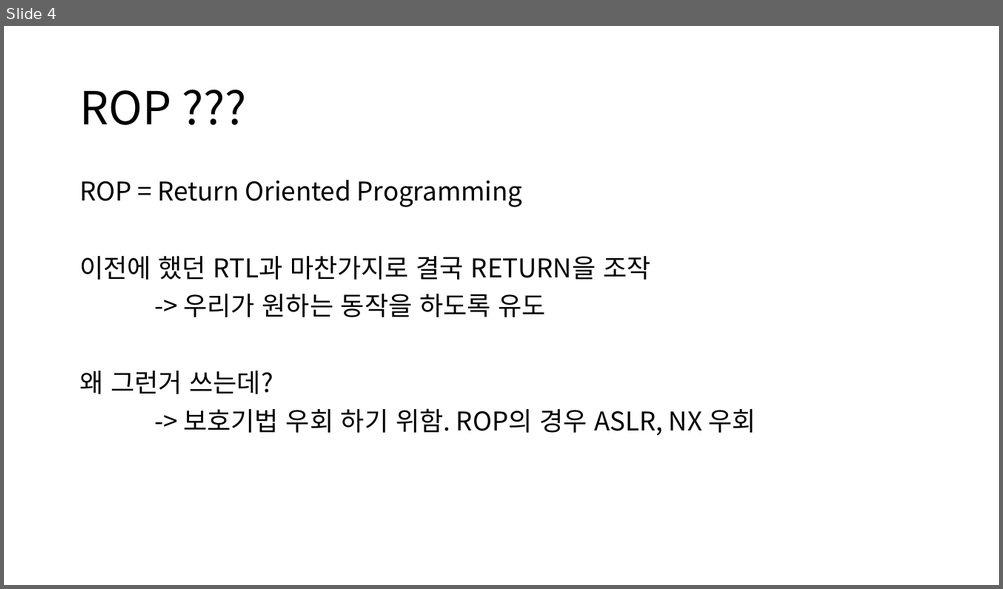
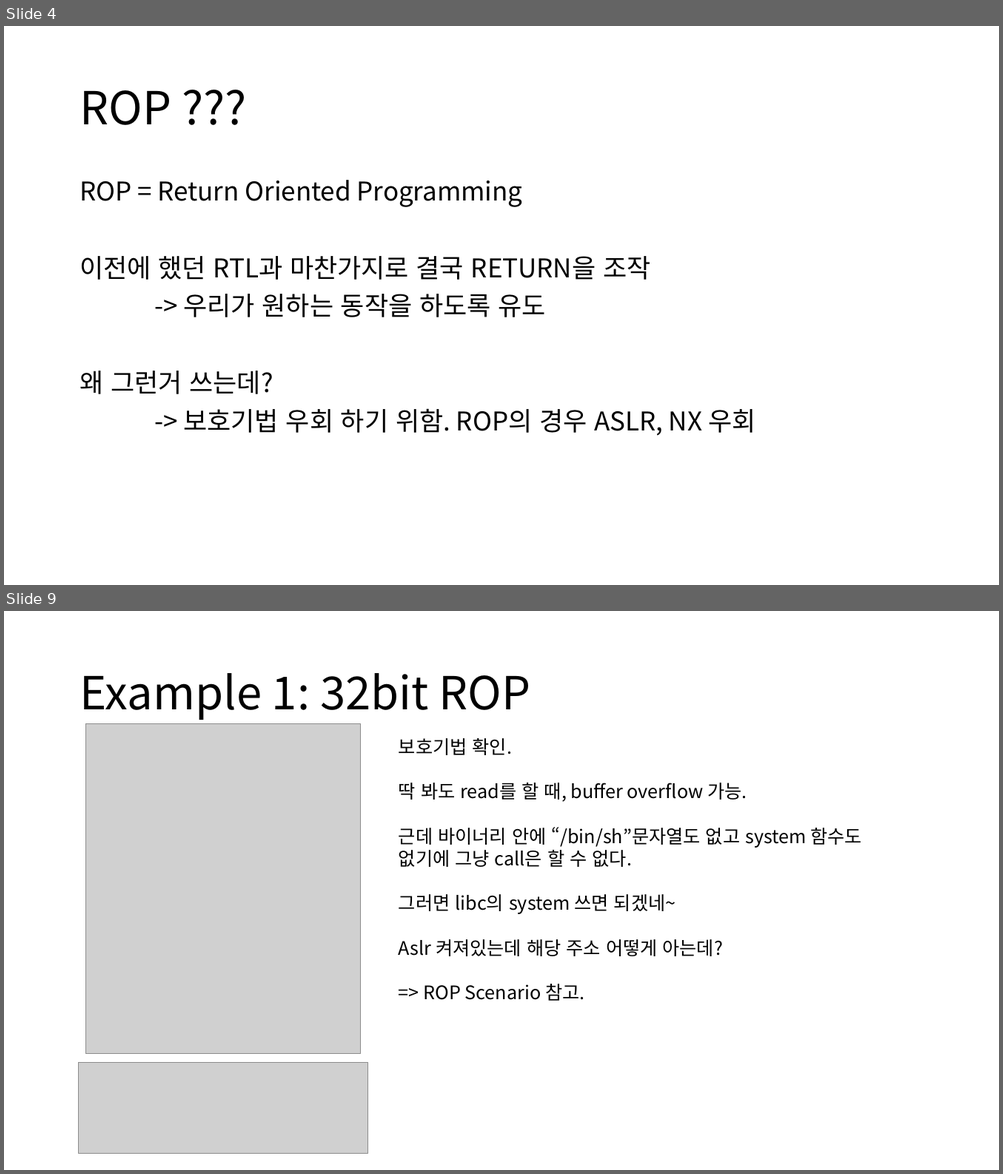
Before and after one commit to more-kohii/Cykor_seminar, a slide deck: ROP_FSB.pptx. Shown one above the other, each under a label of ours: slide 4 before the commit, slides 4 and 9 after it; the slides between them are not shown. The pictures are 1003x589 and 1003x1174 pixels, drawn with LibreOffice and Linux fonts; fonts in the diff are those of the drawing; grey boxes stand for pictures. Boxes give left, top, right and bottom in pixels: in the first picture for what was removed or moved away, otherwise in the second. Text is boxed around its words. In the diff, an @@ line names an element or a change of style, - is before the commit and + after.

```diff
--- a/ROP_FSB.pptx
+++ b/ROP_FSB.pptx
@@ slide 9 added at <box>4,611,999,1170</box>, background #FFFFFF @@
@@ title added at <box>79,673,530,720</box>, 44 pt, text #000000 @@
+Example 1: 32bit ROP
@@ picture added at <box>85,724,360,1054</box> @@
@@ text added at <box>398,738,862,1001</box>, 18 pt, text #000000 @@
+보호기법 확인.
+딱 봐도 read를 할 때, buffer overflow 가능.
+근데 바이너리 안에 “/bin/sh”문자열도 없고 system 함수도 없기에 그냥 call은 할 수 없다.
+그러면 libc의 system 쓰면 되겠네~
+Aslr 켜져있는데 해당 주소 어떻게 아는데?
+=> ROP Scenario 참고.
@@ picture added at <box>79,1062,367,1153</box> @@
```
Also in this commit, not shown: 2 slides changed, 21 other slides added, 2 slides removed.
